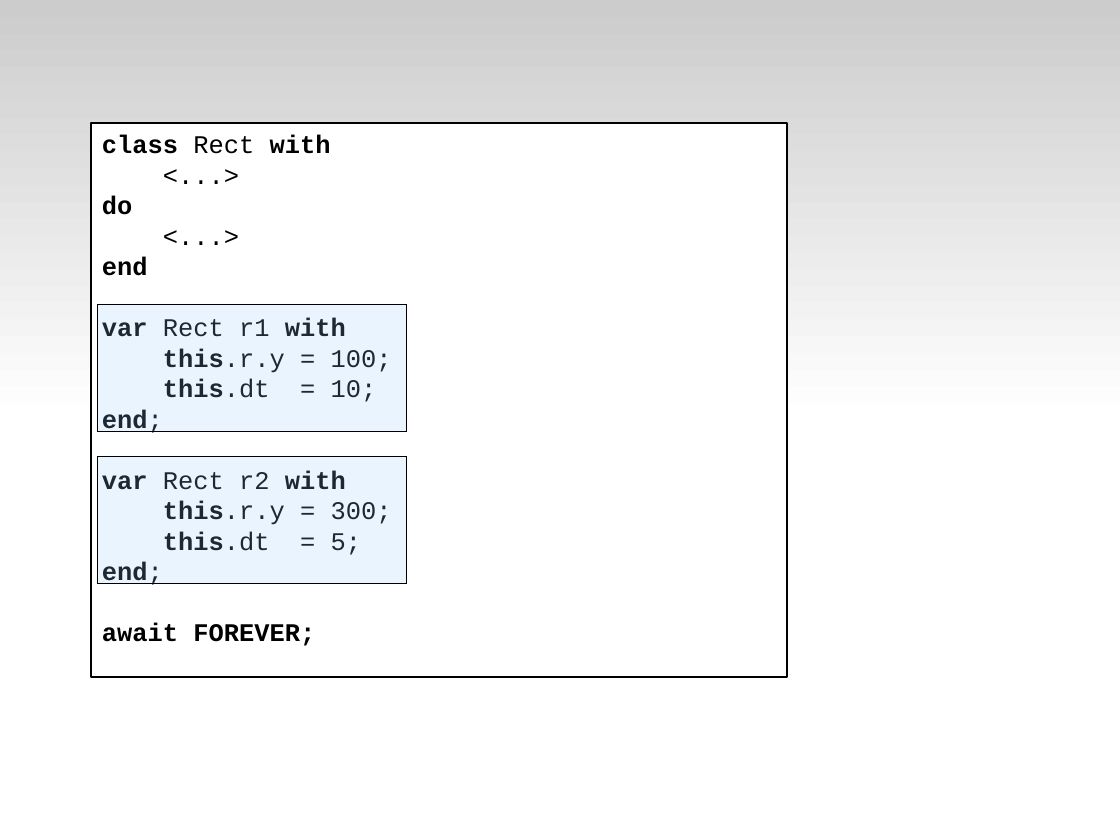
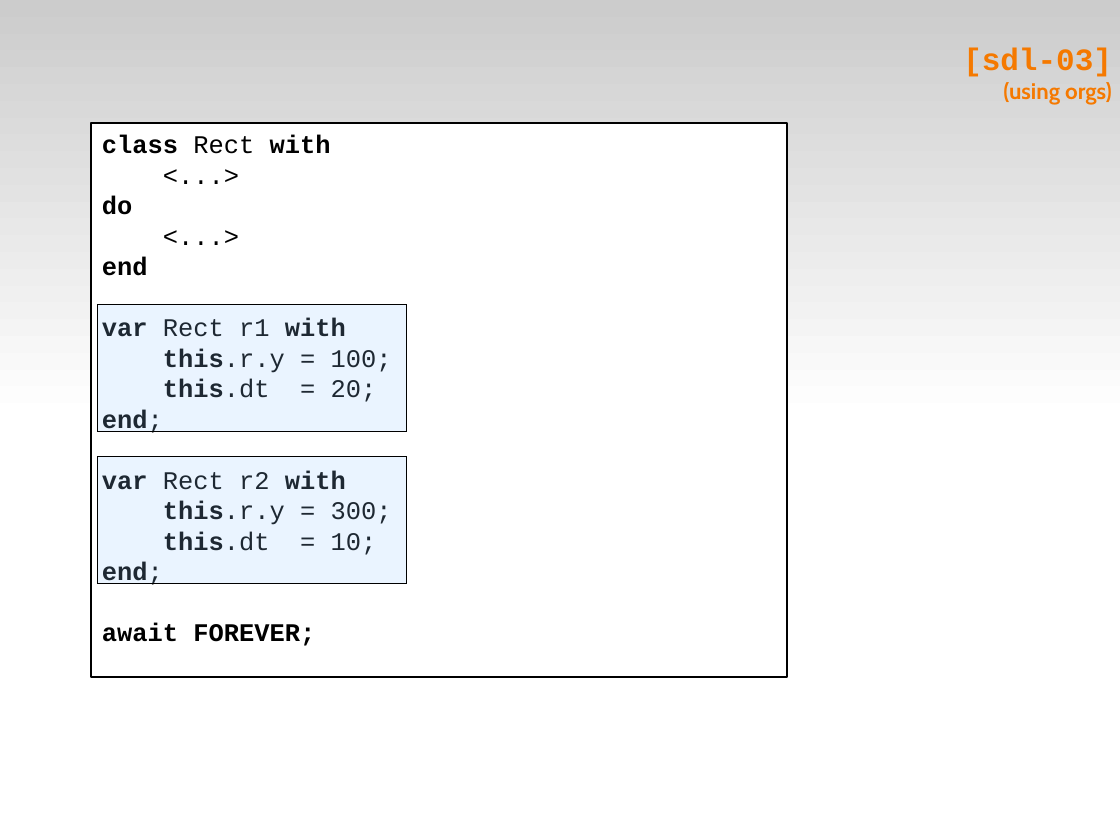
Before and after one commit to fsantanna-no/ceu-docs, a slide deck: slide 11 of ceu_stl.odp (slide 9 before the commit). Drawn at 1120x840 pixels with LibreOffice and Linux fonts; fonts in the diff are those of the drawing. Boxes give left, top, right and bottom in pixels: in the first picture for what was removed or moved away, otherwise in the second. Text is boxed around its words. In the diff, an @@ line names an element or a change of style, - is before the commit and + after.

```diff
--- a/ceu_stl.odp
+++ b/ceu_stl.odp
@@ title added at (963,48,1112,104), 16 pt, text #F57900, bold @@
+[sdl-03]
+(using orgs)
@@ text in rectangle at (163,379,377,402): text changed @@
-this.dt = 10;
+this.dt = 20;
@@ text in rectangle at (163,531,377,555): text changed @@
-this.dt = 5;
+this.dt = 10;
```
Also in this commit, not shown: 14 other slides changed, 7 slides added, 2 other files.
